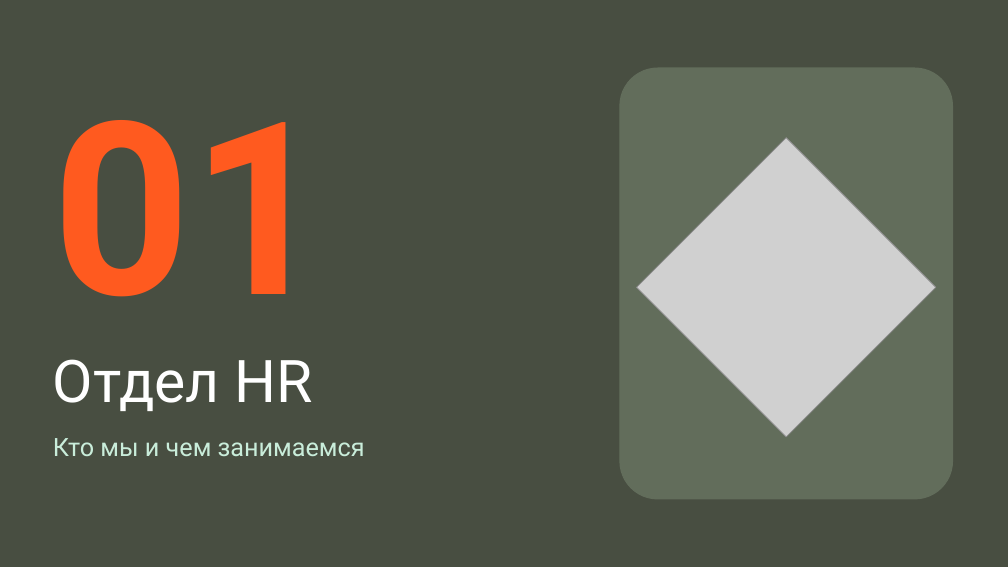
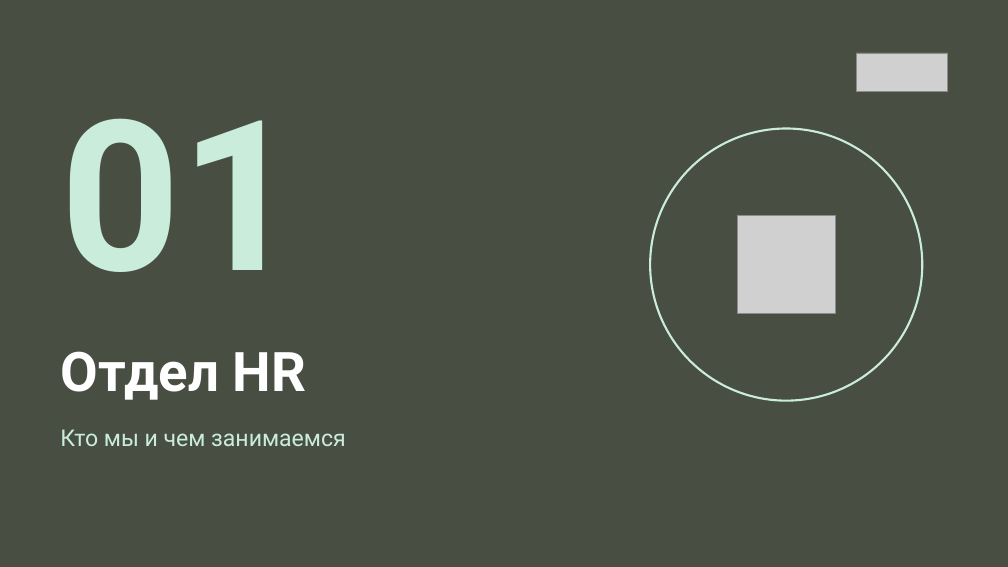
Before and after one commit to hriwayhr/HR-projects, a slide deck: slide 3 of presentations/HR-iway-onboarding-2026.pptx. Drawn at 1008x567 pixels with LibreOffice and Linux fonts; fonts in the diff are those of the drawing; grey boxes stand for pictures. Boxes give left, top, right and bottom in pixels: in the first picture for what was removed or moved away, otherwise in the second. Text is boxed around its words. In the diff, an @@ line names an element or a change of style, - is before the commit and + after.

```diff
--- a/presentations/HR-iway-onboarding-2026.pptx
+++ b/presentations/HR-iway-onboarding-2026.pptx
@@ picture added at (857, 53, 948, 92) @@
@@ text "01": place and size @@
-text "01" at (53, 120, 330, 297)
+text "01" at (60, 118, 301, 272)
@@ text "01" at (60, 118, 301, 272): size 230 to 200 pt, text colour #FF5A1F to #C9EDDA @@
@@ rounded rectangle removed at (620, 68, 953, 499) @@
@@ picture removed at (637, 138, 936, 437) @@
@@ ellipse added at (650, 129, 923, 401), fill #484E41, outline #C9EDDA 2 pt @@
@@ picture added at (737, 216, 836, 314) @@
@@ title "Отдел HR": place and size @@
-title "Отдел HR" at (53, 359, 312, 411)
+title "Отдел HR" at (60, 351, 306, 400)
@@ title "Отдел HR" at (60, 351, 306, 400): size 56 to 52 pt, bold on @@
@@ text "Кто мы и чем занимаемся": place and size @@
-text "Кто мы и чем занимаемся" at (53, 438, 365, 456)
+text "Кто мы и чем занимаемся" at (60, 429, 346, 446)
@@ text "Кто мы и чем занимаемся" at (60, 429, 346, 446): size 24 to 22 pt @@
```
Also in this commit, not shown: 27 other slides changed, 4 other files.
